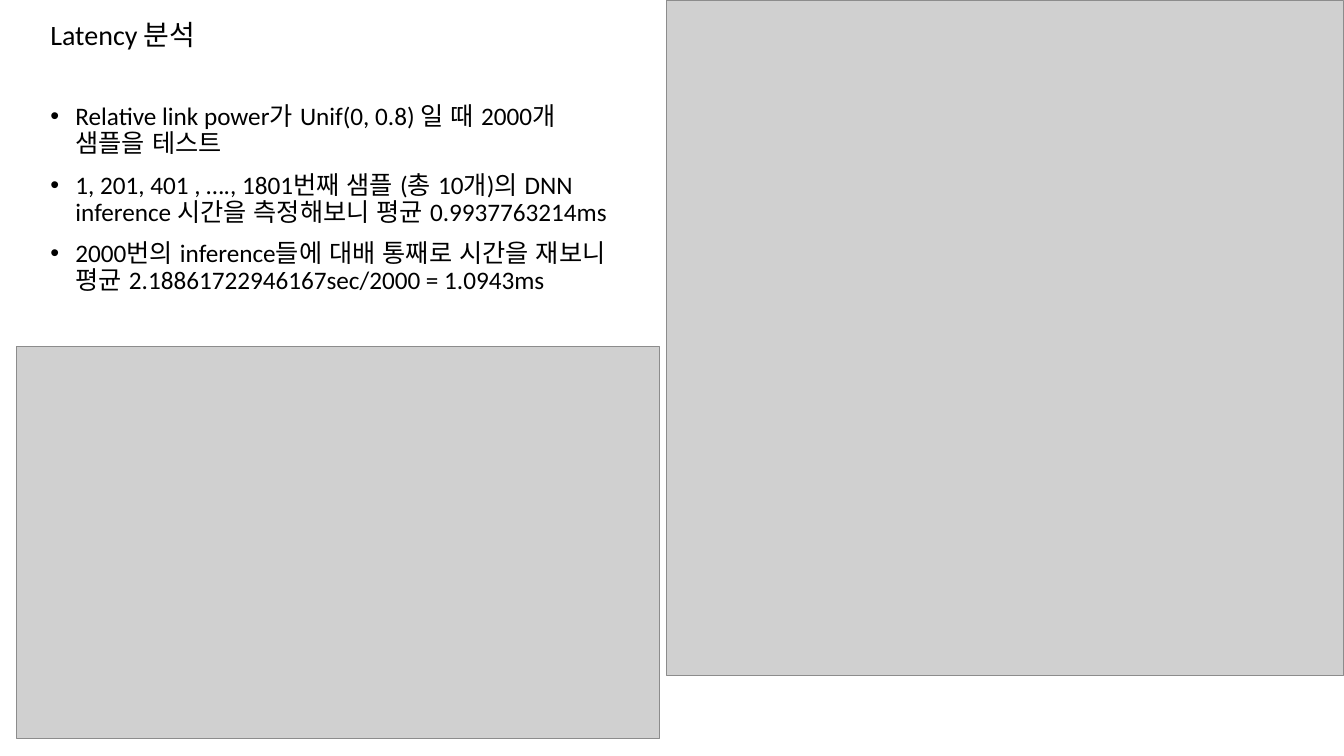
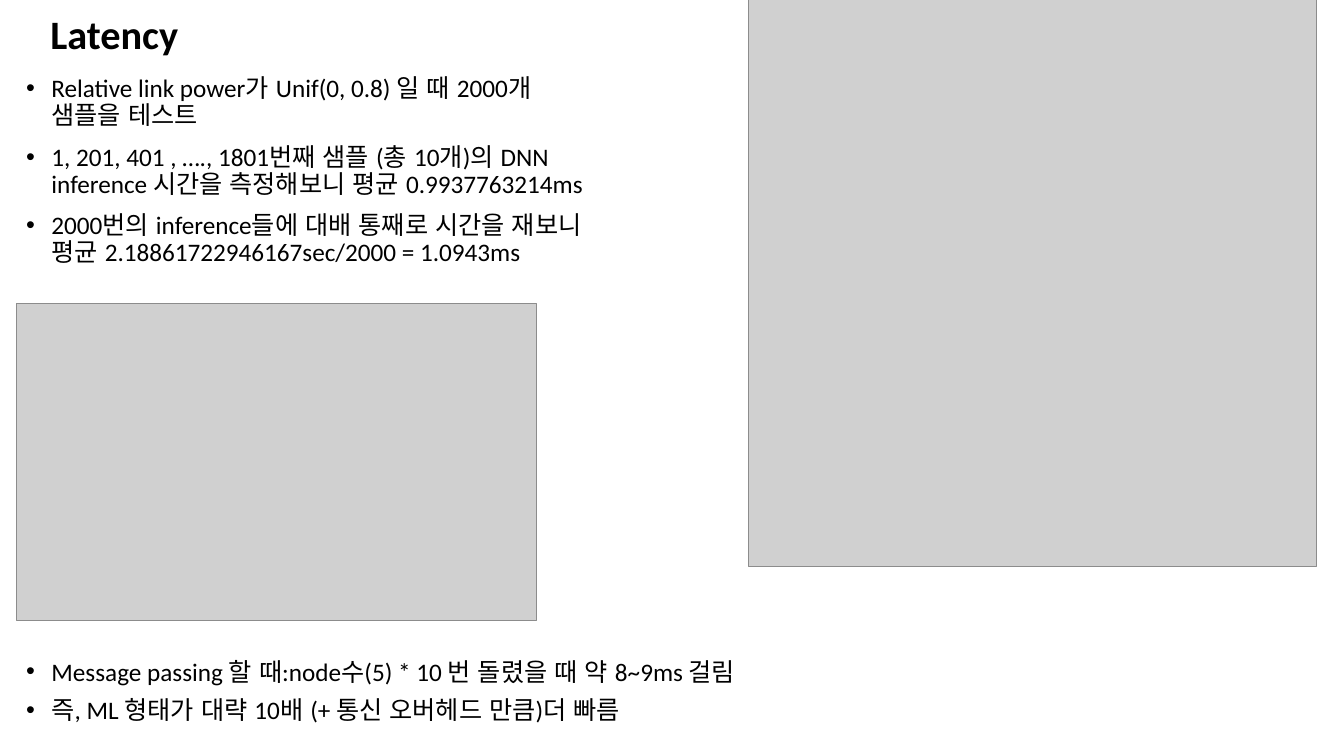
Before and after one commit to ihatesummer/bipartite_maxsum, a slide deck: slide 5 of memo.pptx. Drawn at 1344x756 pixels with LibreOffice and Linux fonts; fonts in the diff are those of the drawing; grey boxes stand for pictures. Boxes give left, top, right and bottom in pixels: in the first picture for what was removed or moved away, otherwise in the second. Text is boxed around its words. In the diff, an @@ line names an element or a change of style, - is before the commit and + after.

```diff
--- a/memo.pptx
+++ b/memo.pptx
@@ title at [50,23,178,56]: text changed; size 20 to 28.8 pt; bold on @@
-Latency 분석
+Latency
@@ picture: place and size @@
-picture at [666,1,1344,677]
+picture at [749,0,1318,567]
@@ text "Relative link power가 Unif(0, 0.8) ...": place and size @@
-text "Relative link power가 Unif(0, 0.8) ..." at [75,104,607,291]
+text "Relative link power가 Unif(0, 0.8) ..." at [51,76,583,263]
@@ picture: place and size @@
-picture at [16,347,659,738]
+picture at [16,303,536,620]
@@ text added at [51,660,735,723], 18 pt, text #000000 @@
+• Message passing 할 때:node수(5) * 10 번 돌렸을 때 약 8~9ms 걸림
+• 즉, ML 형태가 대략 10배 (+ 통신 오버헤드 만큼)더 빠름
```
Also in this commit, not shown: 1 slide added, 3 other files.
